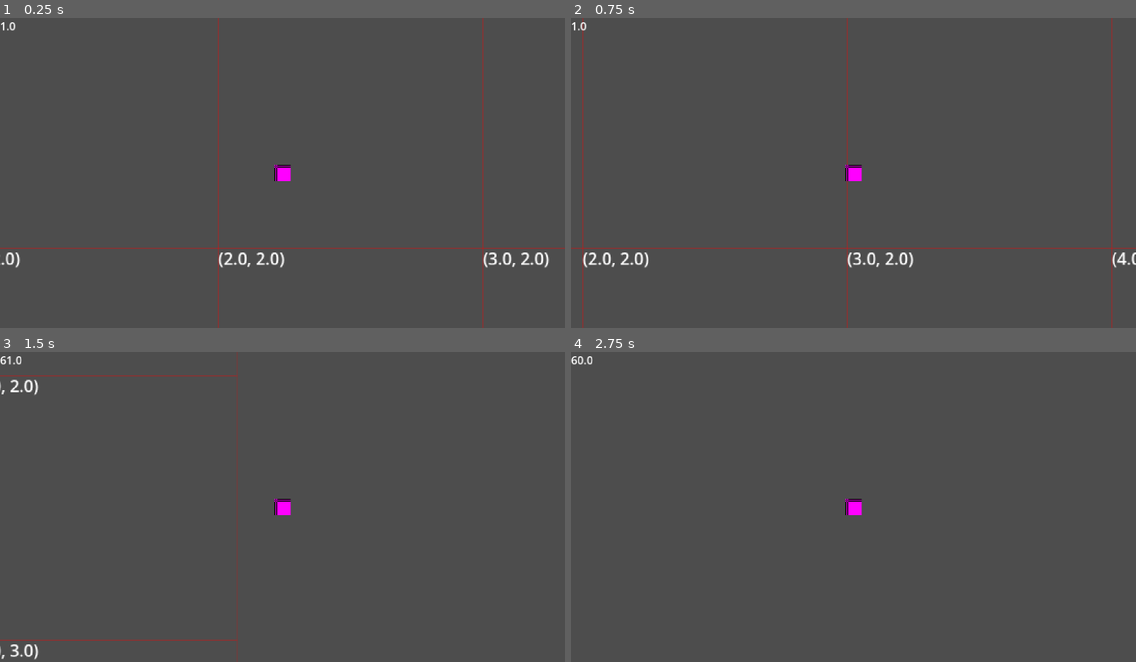
Above: before the commit, frames 1-4 (two rows, left to right).
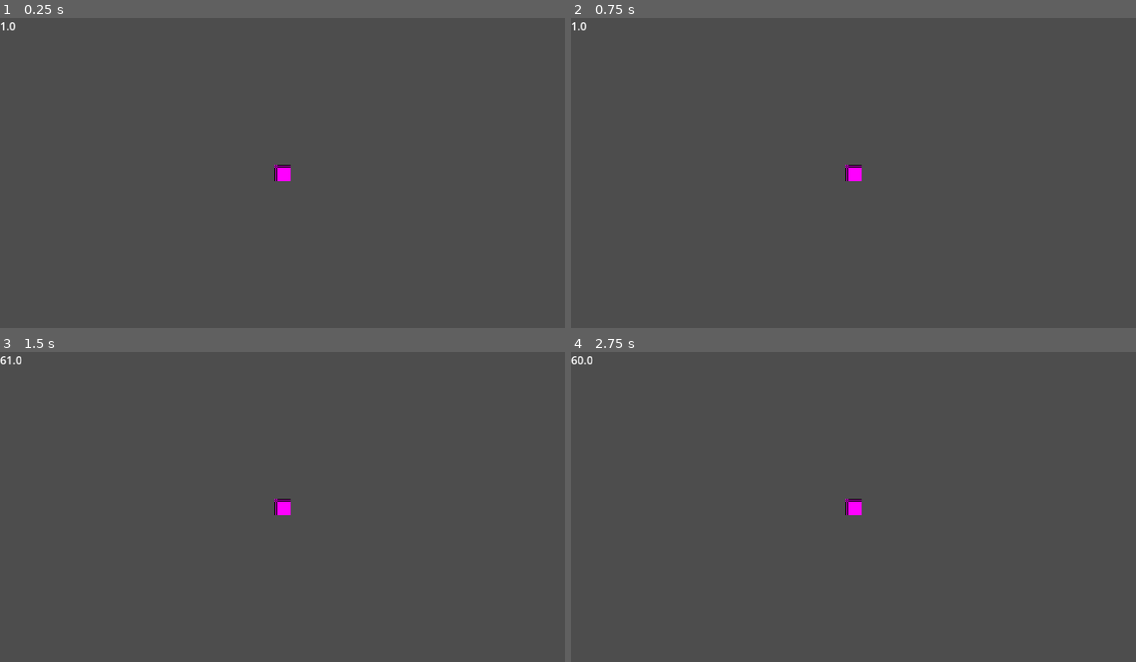
Above: after the commit, the same moments.

Repository: lennertJ9/new_project
Game: Godot game, scene res://world/world.tscn
The game is run twice, just before and just after one commit, with the same random seed, the same clock (stepped at 60 frames per second) and the same inputs.
Inputs (mouse positions are in pixels of both pictures, inside the frame that each line leads up to):
- Up to frame 1 (0.25 s): no input
- Up to frame 2 (0.75 s): tap Enter at 0.5 s; move the mouse to (977, 157) at 0.52 s; press the mouse at (977, 157) at 0.53 s; hold Right (ui_right) from 0.53 s (still down)
- Up to frame 3 (1.5 s): move the mouse to (169, 522) at 1.27 s; release Right (ui_right) at 1.28 s; release the mouse at (169, 522) at 1.28 s; hold Down (ui_down) from 1.28 s (still down); click (169, 522) at 1.35 s
- Up to frame 4 (2.75 s): move the mouse to (910, 438) at 2.02 s; release Down (ui_down) at 2.03 s; press the mouse at (910, 438) at 2.03 s; hold Right (ui_right) from 2.03 s (still down)

The runs differ from the first frame. In frame 1, 1.5% of the frame differs, in the area x 0-100%, y 0-100%; in frame 2, 1.7%; in frame 3, 0.7%; in frame 4, nothing differs.

Commit message:
verplaatsen van load thread naar main thread want scene tree aanpassen niet ok

Diff:
--- a/game/manager/chunk_manager/chunk/chunk.gd
+++ b/game/manager/chunk_manager/chunk/chunk.gd
@@ -8,7 +8,7 @@
 var wall_layer: PackedInt32Array
 
 var is_generated: bool
-
+var is_loaded: bool
 
 
 
--- a/game/manager/chunk_manager/chunk_manager.gd
+++ b/game/manager/chunk_manager/chunk_manager.gd
@@ -15,26 +15,35 @@
 var chunks_to_load: Dictionary[Vector2i, Chunk]
 var chunks_to_unload: Dictionary[Vector2i, Chunk]
 
+#
 var chunk_check_interval: float = 2
+var chunk_load_interval: float = 0.2
+
 var chunk_check_timer: float = 0
+var chunk_load_timer: float = 0
 
 var thread_chunk_generator: Thread = Thread.new()
-var thread_chunk_loader: Thread = Thread.new()
+
 
 
 func _ready() -> void:
 
 	thread_chunk_generator.start(chunk_generator)
-	thread_chunk_loader.start(chunk_loader)
+	#thread_chunk_loader.start(chunk_loader) # geen scene tree bewerkingen doen via thread :(
 	player = get_tree().get_first_node_in_group("world").camera
 
 
 func _process(delta: float) -> void:
 	chunk_check_timer += delta
+	chunk_load_timer += delta
+
 	if chunk_check_timer > chunk_check_interval:
 		chunk_check()
 		chunk_check_timer = 0
 
+	if chunk_load_timer > chunk_load_interval:
+		chunk_loader()
+		chunk_load_timer = 0
 
 func chunk_generator():
 	while true:
@@ -58,21 +67,21 @@
 
 
 func chunk_loader():
-	while true:
-		OS.delay_msec(100)
-		if not chunks_to_load.is_empty():
-			print("loading")
-			var chunk = chunks_to_load.values()[0]
-			var i = 0
-			for x_pos in range(16):
-				for y_pos in range(16):
-					ground_layer.set_cell(Vector2i(x_pos,y_pos) + chunk.position * 16, 0, Vector2i(2,2) )
-			chunks_to_load.erase(chunk.position)
+	if not chunks_to_load.is_empty():
+		print("loading")
+		var chunk: Chunk = chunks_to_load.values()[0]
+		var i = 0
+		for x_pos in range(16):
+			for y_pos in range(16):
+				ground_layer.set_cell(Vector2i(x_pos,y_pos) + chunk.position * 16, 0, Vector2i(2,2) )
+		chunk.is_loaded = true
+		chunks_to_load.erase(chunk.position)
 			# load chunks from chunks to load
 
 
 
 func chunk_check():
+	print("check")
 	var player_chunk_coord = floor(player.global_position / 256)
 	var start_coord: Vector2 = player_chunk_coord - Vector2(render_distance, render_distance)
 	var end_coord: Vector2 = player_chunk_coord + Vector2(render_distance, render_distance)
@@ -81,12 +90,12 @@
 		for coord_y in range(start_coord.y, end_coord.y + 1):
 			var chunk_pos = Vector2i(coord_x, coord_y)
 
-			if generated_chunks.has(chunk_pos):
+			if generated_chunks.has(chunk_pos) and not generated_chunks[chunk_pos].is_loaded:
 				chunks_to_load[chunk_pos] = generated_chunks[chunk_pos]
 				# load
 
 			else:
-				if not chunks_to_generate.has(chunk_pos):
+				if not chunks_to_generate.has(chunk_pos) and not generated_chunks.has(chunk_pos):
 					chunks_to_generate[chunk_pos] = Chunk.new(chunk_pos)
 
 
@@ -134,12 +143,13 @@
 
 
 
-func _draw() -> void:
-	var chunk_pixel_size = 256
-
-	z_index = 5
-	for x in range(-1280,1280, chunk_pixel_size):
-		for y in range(-1280,1280, chunk_pixel_size):
-
-			draw_rect(Rect2(Vector2(x,y), Vector2(256,256)), Color(1,0,0,0.2), false, 1.)
-			draw_string(ThemeDB.fallback_font, Vector2(x,y + 16), str(Vector2(x / 256,y / 256)))
+#func _draw() -> void:
+	#var chunk_pixel_size = 256
+	#
+	#z_index = 5
+	#for x in range(-1280,1280, chunk_pixel_size):
+		#for y in range(-1280,1280, chunk_pixel_size):
+			#
+			#draw_rect(Rect2(Vector2(x,y), Vector2(256,256)), Color(1,0,0,0.2), false, 1.)
+			#draw_string(ThemeDB.fallback_font, Vector2(x,y + 16), str(Vector2(x / 256,y / 256)))
+	#
--- a/game/project.godot
+++ b/game/project.godot
@@ -13,7 +13,7 @@
 config/name="game"
 run/main_scene="uid://bt2absuqhkyvq"
 config/features=PackedStringArray("4.5", "Forward Plus")
-run/max_fps=500
+run/max_fps=144
 config/icon="res://icon.svg"
 
 [autoload]
